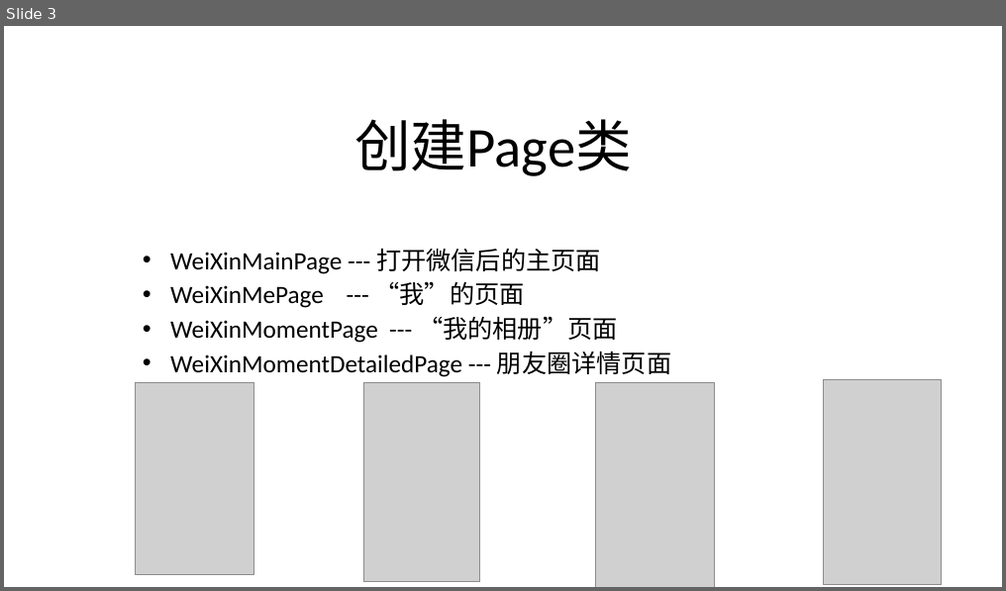
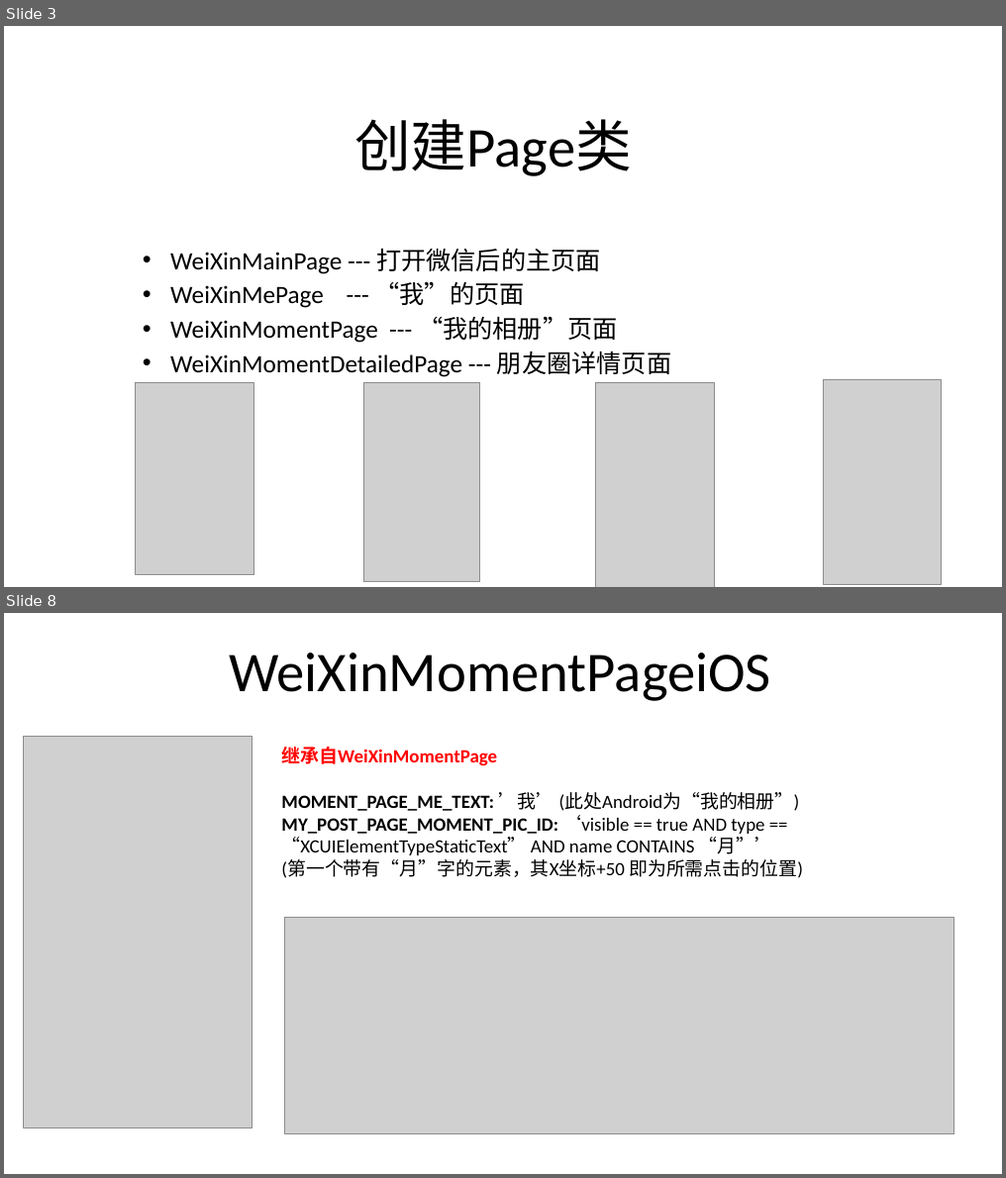
Before and after one commit to lgxqf/AppUIAutomation, a slide deck: doc/Introduction about the example.pptx. Shown one above the other, each under a label of ours: slide 3 before the commit, slides 3 and 8 after it; the slides between them are not shown. The pictures are 1006x591 and 1006x1178 pixels, drawn with LibreOffice and Linux fonts; fonts in the diff are those of the drawing; grey boxes stand for pictures. Boxes give left, top, right and bottom in pixels: in the first picture for what was removed or moved away, otherwise in the second. Text is boxed around its words. In the diff, an @@ line names an element or a change of style, - is before the commit and + after.

Commit message:
update

```diff
--- a/doc/Introduction about the example.pptx
+++ b/doc/Introduction about the example.pptx
@@ slide 8 added at (x1=4, y1=613, x2=1002, y2=1174), background #FFFFFF @@
@@ title added at (x1=229, y1=653, x2=771, y2=701), 54 pt, text #000000 @@
+WeiXinMomentPageiOS
@@ picture added at (x1=24, y1=736, x2=252, y2=1128) @@
@@ text added at (x1=281, y1=747, x2=803, y2=878), 18 pt, text #000000 @@
+继承自WeiXinMomentPage
+MOMENT_PAGE_ME_TEXT: ’我’ (此处Android为“我的相册”)
+MY_POST_PAGE_MOMENT_PIC_ID: ‘visible == true AND type == “XCUIElementTypeStaticText” AND name CONTAINS “月”’
+(第一个带有“月”字的元素，其X坐标+50 即为所需点击的位置)
@@ picture added at (x1=284, y1=917, x2=954, y2=1134) @@
```
Also in this commit, not shown: 6 other slides added.
